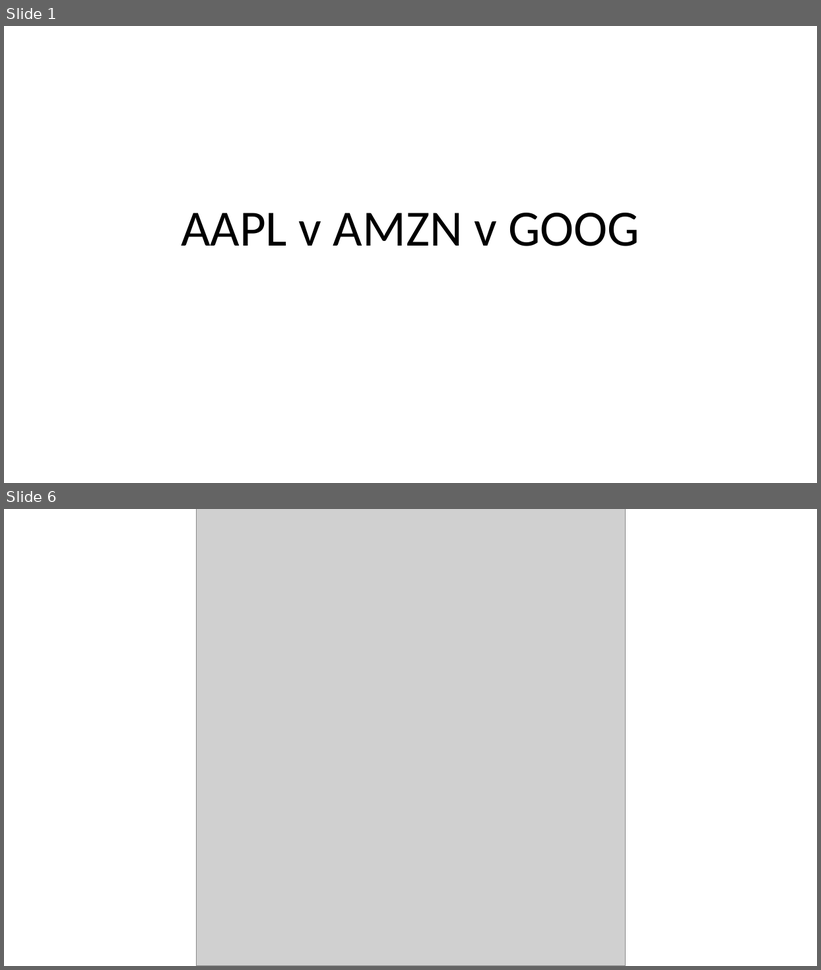
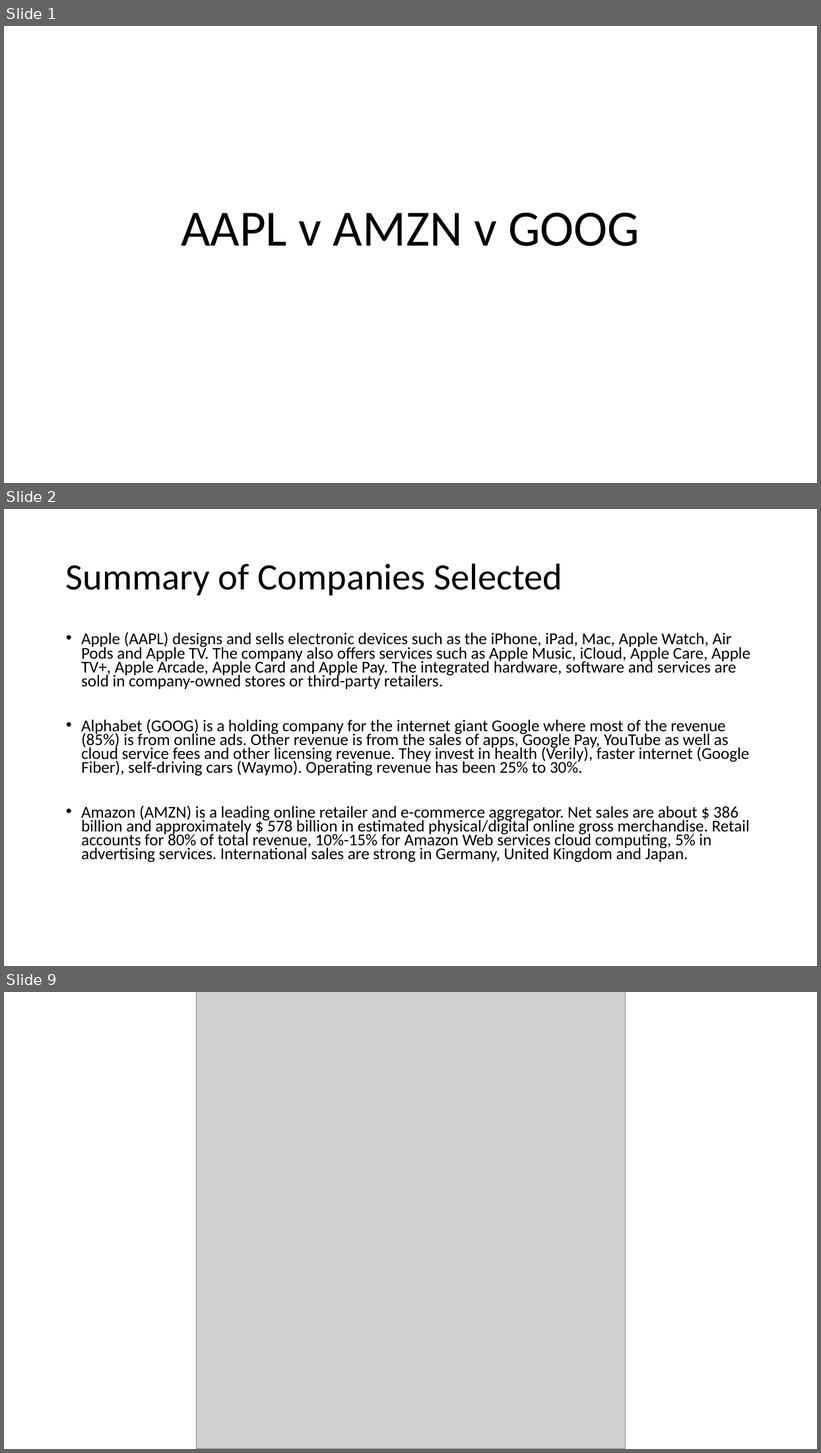
Before and after one commit to lyndsaywylie/Project-1, a slide deck: AAPL v AMZN v GOOG.pptx. Shown one above the other, each under a label of ours: slides 1 and 6 before the commit, slides 1, 2 and 9 after it; the slides between them are not shown. The pictures are 821x970 and 821x1453 pixels, drawn with LibreOffice and Linux fonts; fonts in the diff are those of the drawing; grey boxes stand for pictures. Boxes give left, top, right and bottom in pixels: in the first picture for what was removed or moved away, otherwise in the second. Text is boxed around its words. In the diff, an @@ line names an element or a change of style, - is before the commit and + after.

Commit message:
stefanie chart and company description in power point

```diff
--- a/AAPL v AMZN v GOOG.pptx
+++ b/AAPL v AMZN v GOOG.pptx
@@ slide 2 added at <box>4,509,817,966</box>, background #FFFFFF @@
@@ title added at <box>66,563,563,595</box>, 44 pt, text #000000 @@
+Summary of Companies Selected
@@ text added at <box>81,632,750,863</box>, 19.6 pt, text #000000 @@
+• Apple (AAPL) designs and sells electronic devices such as the iPhone, iPad, Mac, Apple Watch, Air Pods and Apple TV. The company also offers services such as Apple Music, iCloud, Apple Care, Apple TV+, Apple Arcade, Apple Card and Apple Pay. The integrated hardware, software and services are sold in company-owned stores or third-party retailers.
+• Alphabet (GOOG) is a holding company for the internet giant Google where most of the revenue (85%) is from online ads. Other revenue is from the sales of apps, Google Pay, YouTube as well as cloud service fees and other licensing revenue. They invest in health (Verily), faster internet (Google Fiber), self-driving cars (Waymo). Operating revenue has been 25% to 30%.
+• Amazon (AMZN) is a leading online retailer and e-commerce aggregator. Net sales are about $ 386 billion and approximately $ 578 billion in estimated physical/digital online gross merchandise. Retail accounts for 80% of total revenue, 10%-15% for Amazon Web services cloud computing, 5% in advertising services. International sales are strong in Germany, United Kingdom and Japan.
@@ what was slide 6 is now slide 9 @@
```
Also in this commit, not shown: 2 other slides added.
